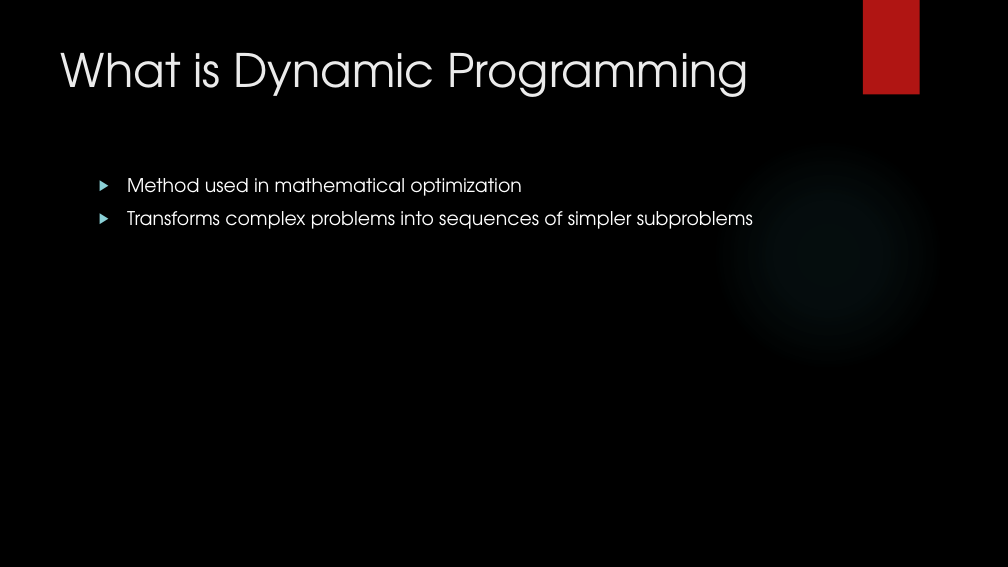
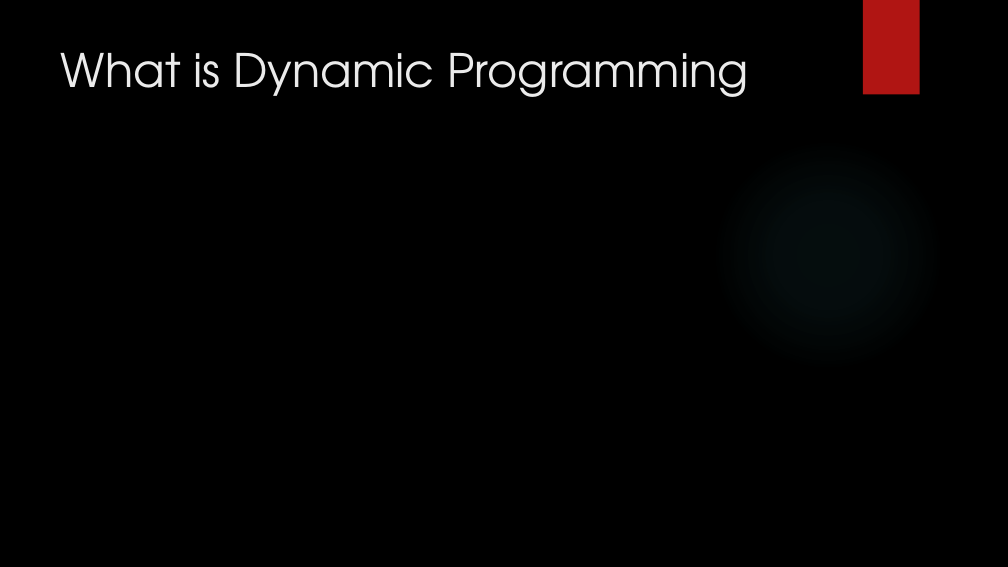
Before and after one commit to Brucknem-TUMProjects/Get-me-out-of-here, a slide deck: slide 7 of Seminararbeit/Get me out of here.pptx. Drawn at 1008x567 pixels with LibreOffice and Linux fonts; fonts in the diff are those of the drawing; grey boxes stand for pictures; background and template pictures are left out. Boxes give left, top, right and bottom in pixels: in the first picture for what was removed or moved away, otherwise in the second. Text is boxed around its words. In the diff, an @@ line names an element or a change of style, - is before the commit and + after.

```diff
--- a/Seminararbeit/Get me out of here.pptx
+++ b/Seminararbeit/Get me out of here.pptx
@@ text removed at [127,178,753,229] @@
-▶ Method used in mathematical optimization
-▶ Transforms complex problems into sequences of simpler subproblems
```
Also in this commit, not shown: 3 other slides changed, 9 slides added, 19 other files.
